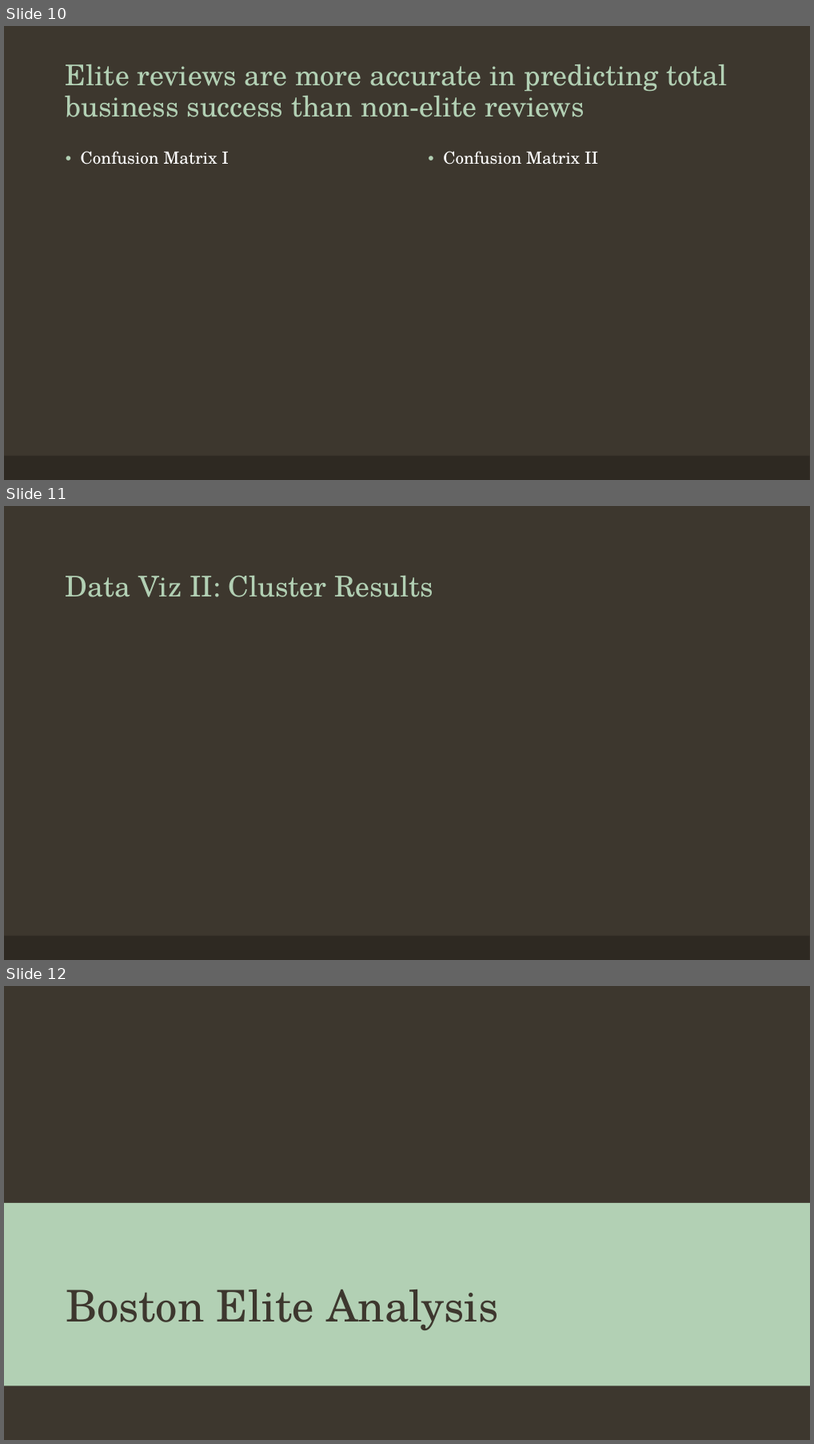
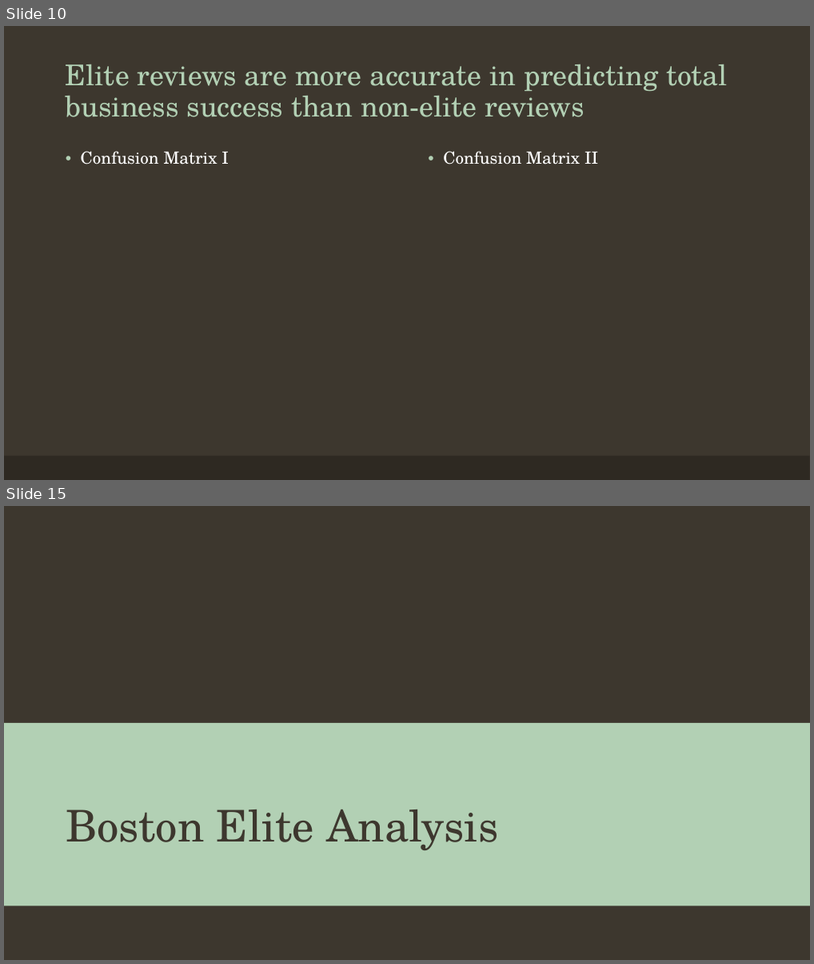
Before and after one commit to melissaaccorso/yelpelite, a slide deck: The Yelp Elite_Presentation.pptx. Shown one above the other, each under a label of ours: slides 10, 11 and 12 before the commit, slides 10 and 15 after it; the slides between them are not shown. The pictures are 814x1444 and 814x964 pixels, drawn with LibreOffice and Linux fonts; fonts in the diff are those of the drawing; background and template pictures are left out. Boxes give left, top, right and bottom in pixels: in the first picture for what was removed or moved away, otherwise in the second. Text is boxed around its words. In the diff, an @@ line names an element or a change of style, - is before the commit and + after.

```diff
--- a/The Yelp Elite_Presentation.pptx
+++ b/The Yelp Elite_Presentation.pptx
@@ slide 11 removed at (4, 506, 810, 960), background #3D372E; not listed: 1 template element that a slide beside it also shows @@
@@ title removed at (66, 576, 434, 597) @@
-Data Viz II: Cluster Results
@@ what was slide 12 is now slide 15 @@
```
Also in this commit, not shown: 4 slides changed, 4 slides added, 26 other files.
